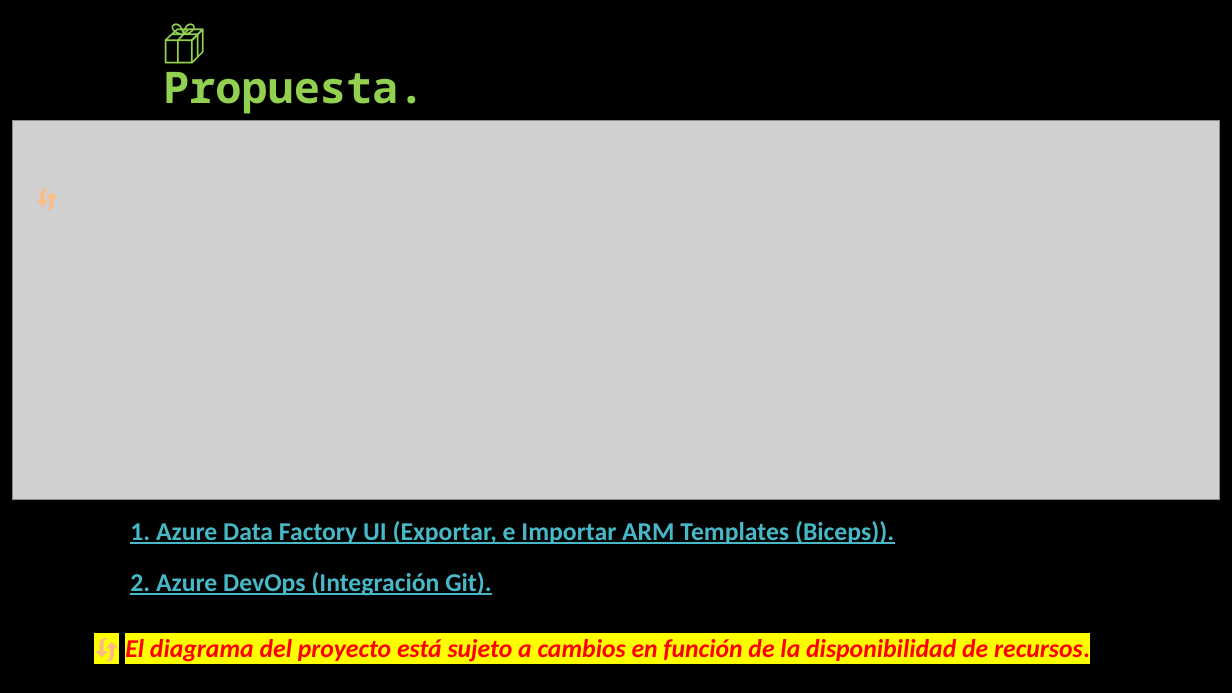
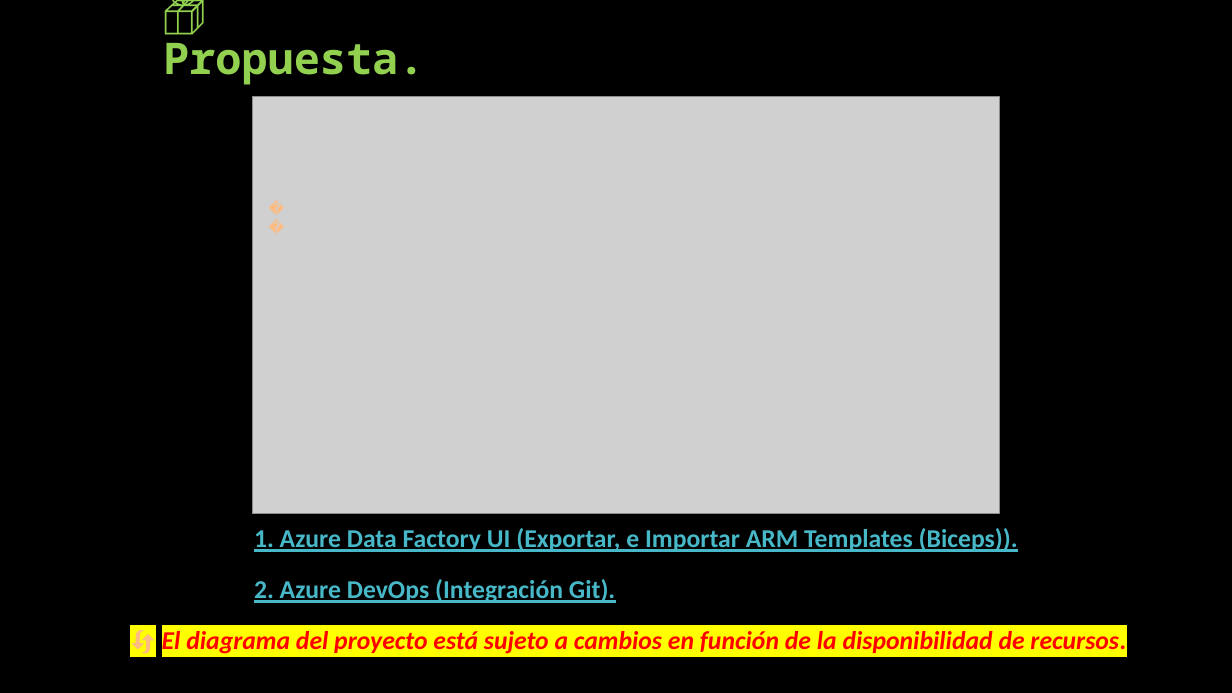
Before and after one commit to OMaciasd/datafactory-migration, a slide deck: slide 5 of Diagrams/guides/Propuesta migracion - Perceptio.pptx. Drawn at 1232x693 pixels with LibreOffice and Linux fonts; fonts in the diff are those of the drawing; grey boxes stand for pictures. Boxes give left, top, right and bottom in pixels: in the first picture for what was removed or moved away, otherwise in the second. Text is boxed around its words. In the diff, an @@ line names an element or a change of style, - is before the commit and + after.

```diff
--- a/Diagrams/guides/Propuesta migracion - Perceptio.pptx
+++ b/Diagrams/guides/Propuesta migracion - Perceptio.pptx
@@ title "📦 Propuesta.": place and size @@
-title "📦 Propuesta." at [163, 62, 424, 114]
+title "📦 Propuesta." at [163, 33, 424, 85]
@@ picture: place and size @@
-picture at [12, 121, 1220, 499]
+picture at [252, 96, 1000, 514]
@@ text "🔄": place and size @@
-text "🔄" at [27, 179, 73, 216]
+text "🔄" at [260, 195, 288, 223]
@@ text "🔄" at [260, 195, 288, 223]: size 18 to 12 pt @@
@@ text "1. Azure Data Factory UI ...": place and size @@
-text "1. Azure Data Factory UI ..." at [130, 521, 894, 596]
+text "1. Azure Data Factory UI ..." at [254, 528, 1018, 603]
@@ text "🔄 El diagrama del proyecto ...": place and size @@
-text "🔄 El diagrama del proyecto ..." at [125, 639, 1090, 662]
+text "🔄 El diagrama del proyecto ..." at [162, 631, 1126, 654]
```
Also in this commit, not shown: 3 other slides changed, 24 other files.
